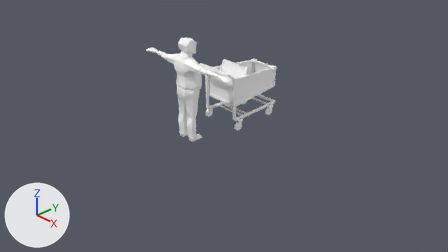
What one commit did to the Blender file blender/shopping_cart.blend.
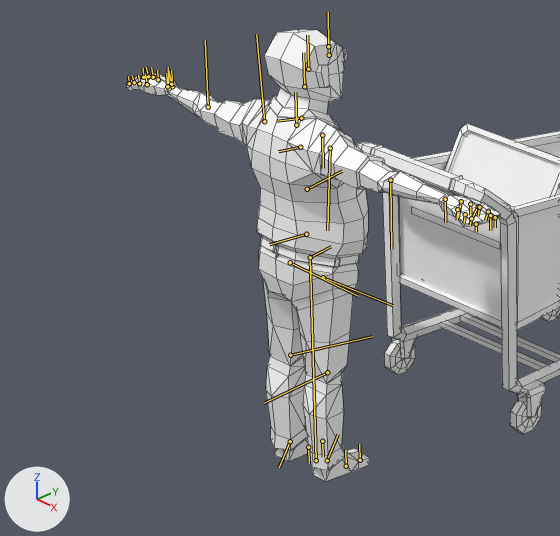
There are two pictures of each version: one from the file's camera 'Camera', one close up on the part from 26% to 55% of the width and 12% to 61% of the height. Every picture has the same lights, and +X, +Y and +Z are marked at lower left. The bones that bend it are drawn over the model as lines in the close-ups. The close-ups show mesh edges as thin lines.

Objects in the first close-up: 'SM_Chr_Shopper_Male_01', 'SM_Prop_ShoppingCart_01', 'SM_Prop_ShoppingCart_Wheel_rl', 'SM_Prop_ShoppingCart_Wheel_rr'.
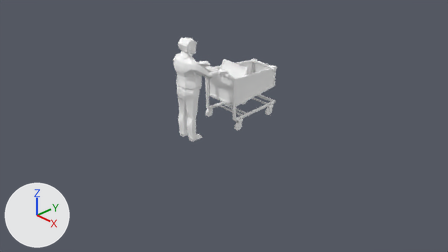
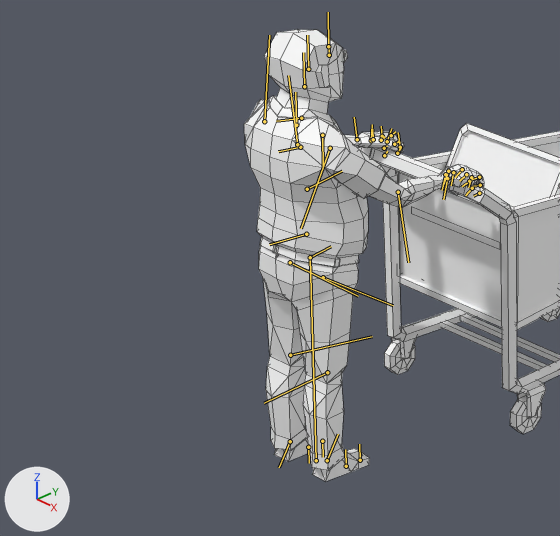
Commit message: feat: run animation

The newer file adds an action. The first version stands in its rest pose; the second is drawn at frame 0 of the action 'Run0_50'.

Pixel boxes [x1, y1, x2, y2] of what changed, in the close-ups (560 x 536 px):
```json
{"object": "SM_Chr_Shopper_Male_01", "change": "posed", "before": [127, 30, 500, 482], "after": [244, 30, 484, 482], "on screen": "36% narrower"}
{"bone": "Shoulder_L", "before": "(264, 121) to (256, 34)", "after": "(264, 121) to (269, 35)"}
{"bone": "Elbow_L", "before": "(208, 107) to (205, 40)", "after": "(297, 144) to (288, 75)"}
{"bone": "IndexFinger_02", "before": "(153, 77) to (151, 67)", "after": "(391, 135) to (395, 131)"}
{"bone": "Finger_02", "before": "(139, 83) to (138, 75)", "after": "(381, 140) to (385, 136)"}
{"bone": "Shoulder_R", "before": "(330, 148) to (327, 230)", "after": "(330, 148) to (301, 228)"}
{"bone": "Elbow_R", "before": "(390, 180) to (391, 249)", "after": "(398, 192) to (408, 262)"}
{"bone": "Hand_R", "before": "(445, 199) to (445, 222)", "after": "(447, 178) to (443, 199)"}
{"bone": "IndexFinger_01.001", "before": "(470, 204) to (470, 215)", "after": "(462, 169) to (455, 177)"}
{"bone": "Finger_02.001", "before": "(465, 214) to (464, 223)", "after": "(479, 177) to (472, 179)"}
```

The change, as JSON lines over the scene's bpy script:
```json
{"block": "bone_shoulder_l", "where": "bone_shoulder_l = bpy.data.objects['Armature'].pose.bones['Shoulder_L']  # child of 'Clavicle_L'"}
{"op": "set", "path": "bone_shoulder_l.rotation_quaternion", "old": "(1.0, 0.0, 0.0, 0.0)", "new": "(0.823, 0.109, -0.495, -0.255)", "note": "degrees (0, 0, 0) -> degrees (42, -49, -54)"}
{"block": "bone_elbow_l", "where": "bone_elbow_l = bpy.data.objects['Armature'].pose.bones['Elbow_L']  # child of 'Shoulder_L'"}
{"op": "set", "path": "bone_elbow_l.rotation_quaternion", "old": "(1.0, 0.0, 0.0, 0.0)", "new": "(0.95, -0.022, -0.298, 0.088)", "note": "degrees (0, 0, 0) -> degrees (-7, -34, 13)"}
{"block": "bone_indexfinger_02", "where": "bone_indexfinger_02 = bpy.data.objects['Armature'].pose.bones['IndexFinger_02']  # child of 'IndexFinger_01'"}
{"op": "set", "path": "bone_indexfinger_02.rotation_quaternion", "old": "(1.0, 0.0, 0.0, 0.0)", "new": "(0.871, -0.146, 0.164, -0.44)", "note": "degrees (0, 0, 0) -> degrees (-24, 9, -56)"}
{"block": "bone_finger_02", "where": "bone_finger_02 = bpy.data.objects['Armature'].pose.bones['Finger_02']  # child of 'Finger_01'"}
{"op": "set", "path": "bone_finger_02.rotation_quaternion", "old": "(1.0, 0.0, 0.0, 0.0)", "new": "(0.871, -0.074, 0.157, -0.459)", "note": "degrees (0, 0, 0) -> degrees (-16, 12, -57)"}
{"block": "bone_shoulder_r", "where": "bone_shoulder_r = bpy.data.objects['Armature'].pose.bones['Shoulder_R']  # child of 'Clavicle_R'"}
{"op": "set", "path": "bone_shoulder_r.rotation_quaternion", "old": "(1.0, 0.0, 0.0, 0.0)", "new": "(0.701, 0.418, -0.571, -0.088)", "note": "degrees (0, 0, 0) -> degrees (90, -47, -61)"}
{"block": "bone_elbow_r", "where": "bone_elbow_r = bpy.data.objects['Armature'].pose.bones['Elbow_R']  # child of 'Shoulder_R'"}
{"op": "set", "path": "bone_elbow_r.rotation_quaternion", "old": "(1.0, 0.0, 0.0, 0.0)", "new": "(0.952, -0.039, -0.032, 0.303)", "note": "degrees (0, 0, 0) -> degrees (-5, -2, 35)"}
{"block": "bone_hand_r", "where": "bone_hand_r = bpy.data.objects['Armature'].pose.bones['Hand_R']  # child of 'Elbow_R'"}
{"op": "set", "path": "bone_hand_r.rotation_quaternion", "old": "(1.0, 0.0, 0.0, 0.0)", "new": "(0.973, -0.231, -0.016, 0.004)", "note": "degrees (0, 0, 0) -> degrees (-27, -2, 1)"}
{"block": "bone_indexfinger_01_001", "where": "bone_indexfinger_01_001 = bpy.data.objects['Armature'].pose.bones['IndexFinger_01.001']  # child of 'Hand_R'"}
{"op": "set", "path": "bone_indexfinger_01_001.rotation_quaternion", "old": "(1.0, 0.0, 0.0, 0.0)", "new": "(0.926, -0.033, 0.089, -0.365)", "note": "degrees (0, 0, 0) -> degrees (-7, 8, -44)"}
{"block": "bone_finger_02_001", "where": "bone_finger_02_001 = bpy.data.objects['Armature'].pose.bones['Finger_02.001']  # child of 'Finger_01.001'"}
{"op": "set", "path": "bone_finger_02_001.rotation_quaternion", "old": "(1.0, 0.0, 0.0, 0.0)", "new": "(0.804, -0.005, 0.109, -0.585)", "note": "degrees (0, 0, 0) -> degrees (-8, 10, -73)"}
```
